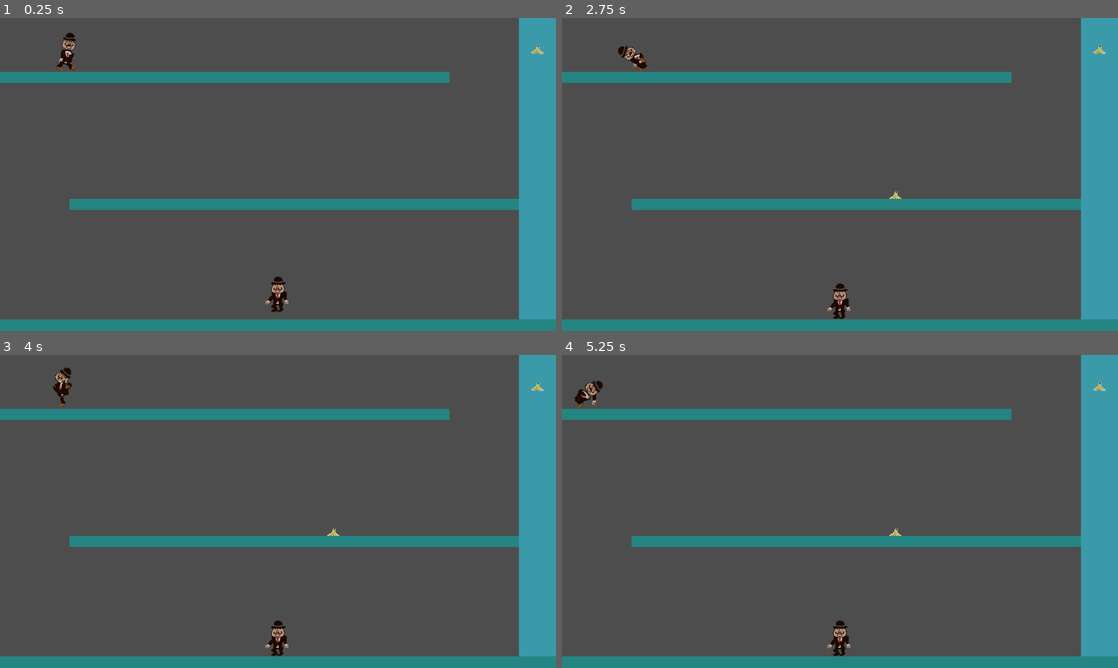
Above: before the commit, frames 1-4 (two rows, left to right).
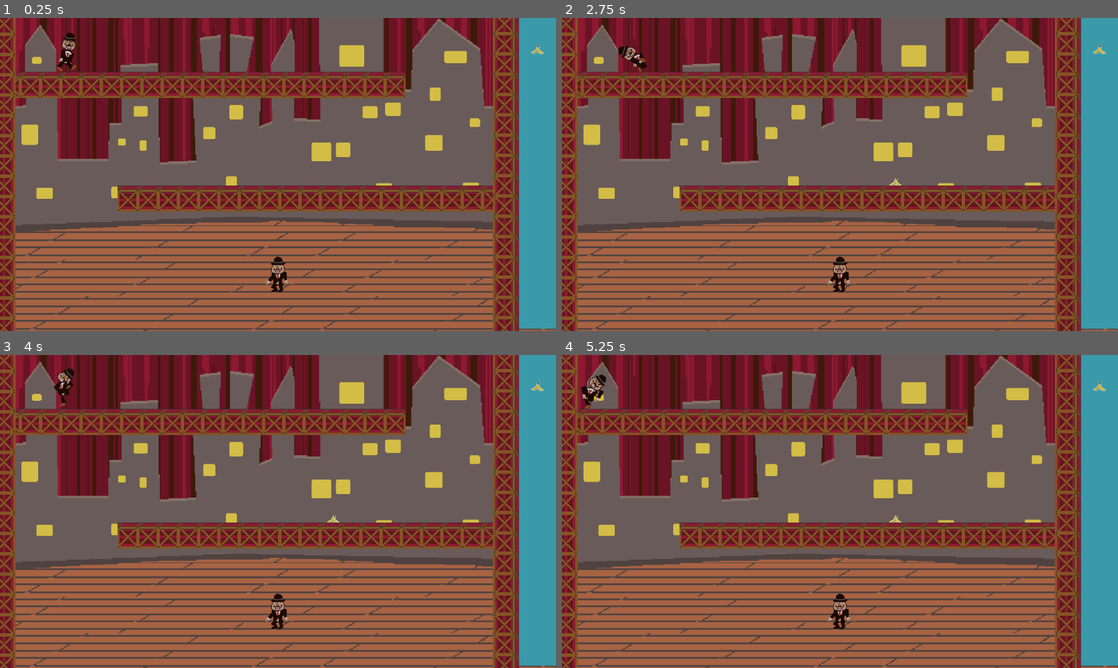
Above: after the commit, the same moments.

Repository: Rotta-Games/slapstick_lemmings
Game: Godot game, scene res://test_level.tscn
Two runs of this game, one before a commit and one after it. Both use one fixed random seed, a clock stepped at 60 frames per second and the inputs below. This scene is started directly instead of the project's main scene.
Inputs (mouse positions are in pixels of both pictures, inside the frame that each line leads up to):
- Up to frame 1 (0.25 s): no input
- Up to frame 2 (2.75 s): tap Enter at 0.5 s; drag from (1101, 49) to (895, 105) at 0.52 s; drag from (728, 190) to (895, 121) at 1.27 s; move the mouse to (895, 105) at 2.02 s; hold D from 2.03 s (still down)
- Up to frame 3 (4 s): release D at 2.75 s; drag from (250, 574) to (111, 464) at 2.77 s; move the mouse to (444, 558) at 3.52 s; hold A from 3.53 s (still down)
- Up to frame 4 (5.25 s): release A at 4.25 s; drag from (673, 464) to (895, 533) at 4.27 s; move the mouse to (867, 511) at 5.02 s; hold A from 5.03 s (still down); click (867, 511) at 5.17 s

The runs differ from the first frame. In frame 1, 87% of the frame differs, in the area x 0-100%, y 0-100%; in frame 2, 87%; in frame 3, 87%; in frame 4, 87%.

Commit message:
Add textures to test level

Diff:
--- a/test_level.tscn
+++ b/test_level.tscn
@@ -1,10 +1,12 @@
-[gd_scene load_steps=15 format=3 uid="uid://uj6hcrskcqlb"]
+[gd_scene load_steps=12 format=3 uid="uid://uj6hcrskcqlb"]
 
 [ext_resource type="Texture2D" uid="uid://clt24wi5f4h8a" path="res://assets/gfx/player.png" id="1_8w1ey"]
+[ext_resource type="Texture2D" uid="uid://dclw16bd4s4qa" path="res://assets/gfx/bg2.png" id="1_y4olj"]
 [ext_resource type="Script" path="res://drag_item.gd" id="2_t110e"]
 [ext_resource type="Texture2D" uid="uid://cow2bdqm7ldcq" path="res://assets/gfx/items-shieet.png" id="3_trf0v"]
 [ext_resource type="PackedScene" uid="uid://dhm3olaboa48h" path="res://scenes/props/banana.tscn" id="4_7c4ff"]
 [ext_resource type="PackedScene" uid="uid://djsog7ytd4f33" path="res://scenes/player.tscn" id="5_eqecq"]
+[ext_resource type="Texture2D" uid="uid://7bdd6nuiab37" path="res://assets/gfx/crate.png" id="7_amta7"]
 
 [sub_resource type="CapsuleShape2D" id="CapsuleShape2D_tc0ts"]
 radius = 19.0
@@ -15,26 +17,18 @@
 region = Rect2(70, 41, 46, 29)
 
 [sub_resource type="RectangleShape2D" id="RectangleShape2D_pf5mq"]
-size = Vector2(150, 32)
-
-[sub_resource type="RectangleShape2D" id="RectangleShape2D_3dad5"]
-size = Vector2(150, 32)
+size = Vector2(700, 46)
 
 [sub_resource type="RectangleShape2D" id="RectangleShape2D_ggdbf"]
-size = Vector2(150, 32)
-
-[sub_resource type="CanvasItemMaterial" id="CanvasItemMaterial_cqfld"]
-blend_mode = 1
-
-[sub_resource type="PlaceholderTexture2D" id="PlaceholderTexture2D_d76dg"]
-
-[sub_resource type="RectangleShape2D" id="RectangleShape2D_vyrq0"]
-size = Vector2(20, 554)
-
-[sub_resource type="RectangleShape2D" id="RectangleShape2D_vwo5a"]
-size = Vector2(20, 554)
+size = Vector2(150, 93.3334)
 
 [node name="Node2D" type="Node2D"]
+
+[node name="TextureRect" type="TextureRect" parent="."]
+offset_top = -1.0
+offset_right = 959.0
+offset_bottom = 544.0
+texture = ExtResource("1_y4olj")
 
 [node name="Foo" type="RigidBody2D" parent="."]
 position = Vector2(480, 448)
@@ -57,6 +51,7 @@
 offset_bottom = 32.0
 
 [node name="ColorRect" type="ColorRect" parent="DragUI"]
+z_index = 1
 layout_mode = 1
 anchors_preset = 1
 anchor_left = 1.0
@@ -95,98 +90,71 @@
 [node name="Walls" type="Node2D" parent="."]
 
 [node name="TopFloor" type="Polygon2D" parent="Walls"]
+texture_repeat = 2
 position = Vector2(0, 93)
-scale = Vector2(5.17333, 0.59375)
-color = Color(0.145098, 0.521569, 0.513726, 1)
-polygon = PackedVector2Array(0, 0, 150, 0, 150, 16.5311, 150, 32, 74.6294, 32, 0, 32)
+texture = ExtResource("7_amta7")
+polygon = PackedVector2Array(0, 0, 700, 0, 700, 45, 700, 45, 74.629, 45, 0, 45)
 
 [node name="FloorBody" type="StaticBody2D" parent="Walls/TopFloor"]
 metadata/_edit_lock_ = true
 
 [node name="CollisionShape2D" type="CollisionShape2D" parent="Walls/TopFloor/FloorBody"]
-position = Vector2(75, 16)
+position = Vector2(350, 23)
 shape = SubResource("RectangleShape2D_pf5mq")
 metadata/_edit_lock_ = true
 
-[node name="TopFloor2" type="Polygon2D" parent="Walls"]
-position = Vector2(120, 312)
-scale = Vector2(5.17333, 0.59375)
-color = Color(0.145098, 0.521569, 0.513726, 1)
-polygon = PackedVector2Array(0, 0, 150, 0, 150, 16.5311, 150, 32, 74.6294, 32, 0, 32)
+[node name="LeftWall" type="Polygon2D" parent="Walls"]
+texture_repeat = 2
+position = Vector2(-18, 553)
+rotation = -1.5708
+texture = ExtResource("7_amta7")
+polygon = PackedVector2Array(0, 0, 700, 0, 700, 23, 700, 45, 700, 45, 74.629, 45, 0, 45)
 
-[node name="FloorBody" type="StaticBody2D" parent="Walls/TopFloor2"]
+[node name="FloorBody" type="StaticBody2D" parent="Walls/LeftWall"]
 metadata/_edit_lock_ = true
 
-[node name="CollisionShape2D" type="CollisionShape2D" parent="Walls/TopFloor2/FloorBody"]
-position = Vector2(75, 16)
-shape = SubResource("RectangleShape2D_3dad5")
+[node name="CollisionShape2D" type="CollisionShape2D" parent="Walls/LeftWall/FloorBody"]
+position = Vector2(350, 23)
+shape = SubResource("RectangleShape2D_pf5mq")
 metadata/_edit_lock_ = true
 
-[node name="Floor" type="Polygon2D" parent="Walls"]
+[node name="LeftWall2" type="Polygon2D" parent="Walls"]
+z_index = 1
+texture_repeat = 2
+position = Vector2(851, 552)
+rotation = -1.5708
+texture = ExtResource("7_amta7")
+texture_scale = Vector2(-1, -1)
+polygon = PackedVector2Array(0, 0, 700, 0, 700, 23, 700, 45, 700, 45, 74.629, 45, 0, 45)
+
+[node name="FloorBody" type="StaticBody2D" parent="Walls/LeftWall2"]
+metadata/_edit_lock_ = true
+
+[node name="CollisionShape2D" type="CollisionShape2D" parent="Walls/LeftWall2/FloorBody"]
+position = Vector2(350, 23)
+shape = SubResource("RectangleShape2D_pf5mq")
+metadata/_edit_lock_ = true
+
+[node name="BottomFloor" type="Polygon2D" parent="Walls"]
+texture_repeat = 2
+position = Vector2(203, 289)
+texture = ExtResource("7_amta7")
+polygon = PackedVector2Array(0, 0, 700, 0, 700, 45, 700, 45, 74.629, 45, 0, 45)
+
+[node name="FloorBody" type="StaticBody2D" parent="Walls/BottomFloor"]
+metadata/_edit_lock_ = true
+
+[node name="CollisionShape2D" type="CollisionShape2D" parent="Walls/BottomFloor/FloorBody"]
+position = Vector2(350, 23)
+shape = SubResource("RectangleShape2D_pf5mq")
+metadata/_edit_lock_ = true
+
+[node name="FloorBody" type="StaticBody2D" parent="Walls"]
 position = Vector2(0, 520)
 scale = Vector2(6.4, 0.75)
-color = Color(0.145098, 0.521569, 0.513726, 1)
-polygon = PackedVector2Array(0, 0, 150, 0, 150, 32, 0, 32)
-
-[node name="FloorBody" type="StaticBody2D" parent="Walls/Floor"]
 metadata/_edit_lock_ = true
 
-[node name="CollisionShape2D" type="CollisionShape2D" parent="Walls/Floor/FloorBody"]
-position = Vector2(75, 16)
+[node name="CollisionShape2D" type="CollisionShape2D" parent="Walls/FloorBody"]
+position = Vector2(75, -14.6667)
 shape = SubResource("RectangleShape2D_ggdbf")
 metadata/_edit_lock_ = true
-
-[node name="LeftWall" type="StaticBody2D" parent="Walls"]
-material = SubResource("CanvasItemMaterial_cqfld")
-
-[node name="Sprite2D" type="Sprite2D" parent="Walls/LeftWall"]
-position = Vector2(-9.43874, 544)
-rotation = 3.14159
-scale = Vector2(19.4055, -545)
-texture = SubResource("PlaceholderTexture2D_d76dg")
-
-[node name="CollisionShape2D" type="CollisionShape2D" parent="Walls/LeftWall"]
-position = Vector2(0, 267)
-shape = SubResource("RectangleShape2D_vyrq0")
-
-[node name="ColorRect" type="ColorRect" parent="Walls/LeftWall"]
-visible = false
-anchors_preset = 8
-anchor_left = 0.5
-anchor_top = 0.5
-anchor_right = 0.5
-anchor_bottom = 0.5
-offset_left = -20.0
-offset_top = -20.0
-offset_right = 16.0
-offset_bottom = 544.0
-grow_horizontal = 2
-grow_vertical = 2
-
-[node name="RightWall" type="StaticBody2D" parent="Walls"]
-material = SubResource("CanvasItemMaterial_cqfld")
-position = Vector2(896, 0)
-
-[node name="Sprite2D" type="Sprite2D" parent="Walls/RightWall"]
-position = Vector2(-9.43874, 544)
-rotation = 3.14159
-scale = Vector2(19.4055, -545)
-texture = SubResource("PlaceholderTexture2D_d76dg")
-
-[node name="CollisionShape2D" type="CollisionShape2D" parent="Walls/RightWall"]
-position = Vector2(0, 267)
-shape = SubResource("RectangleShape2D_vwo5a")
-
-[node name="ColorRect" type="ColorRect" parent="Walls/RightWall"]
-visible = false
-anchors_preset = 8
-anchor_left = 0.5
-anchor_top = 0.5
-anchor_right = 0.5
-anchor_bottom = 0.5
-offset_left = -20.0
-offset_top = -20.0
-offset_right = 16.0
-offset_bottom = 544.0
-grow_horizontal = 2
-grow_vertical = 2
Binary file changed: assets/gfx/bg2.png
Binary file added: assets/gfx/crate.png
Not shown, added: assets/gfx/crate.png.import
